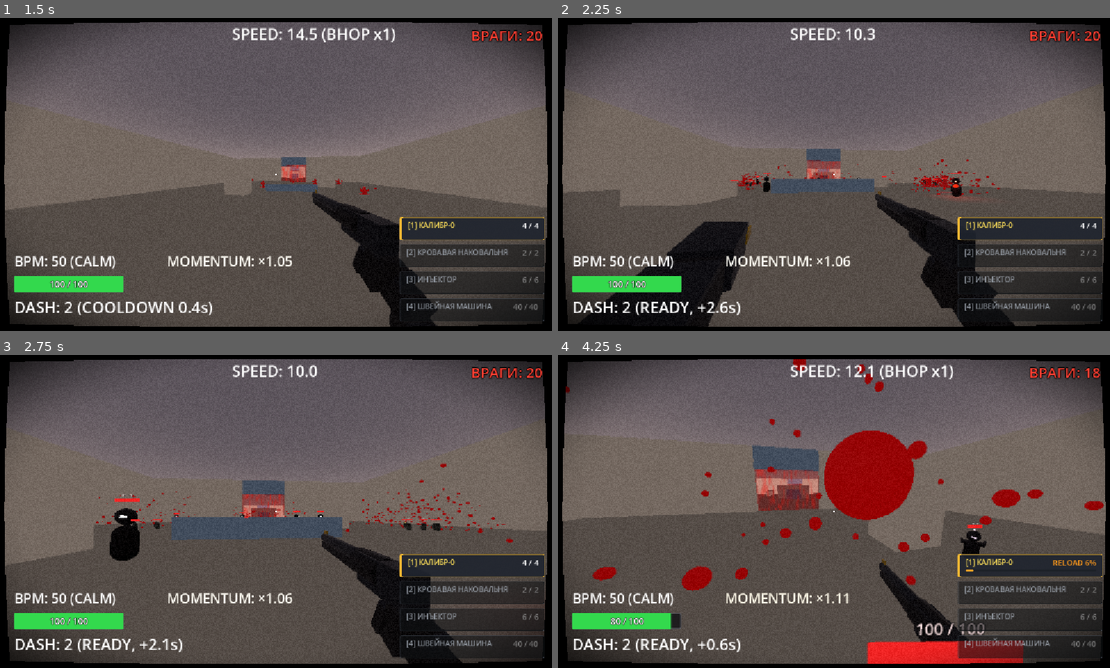
Above: before the commit, frames 1-4 (two rows, left to right).
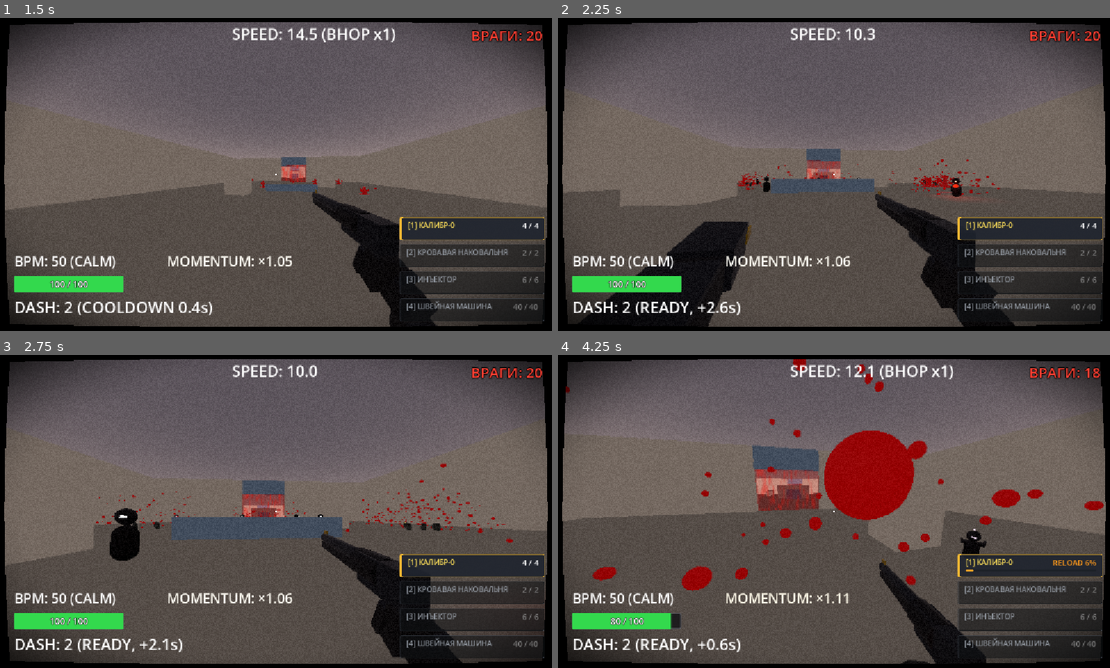
Above: after the commit, the same moments.

Repository: ggou3/voidkill
Game: Godot game, scene res://levels/demo_level.tscn
The game is run twice, just before and just after one commit, with the same random seed, the same clock (stepped at 60 frames per second) and the same inputs. This scene is started directly instead of the project's main scene.
Inputs (mouse positions are in pixels of both pictures, inside the frame that each line leads up to):
- Up to frame 1 (1.5 s): tap Enter at 0.5 s; move the mouse to (309, 174) at 0.52 s; hold Right mouse button (alt_fire) 0.53-1.28 s; hold W (move_forward) from 0.53 s (still down); tap Space (jump) at 0.77 s; move the mouse to (248, 174) at 1.27 s; tap Shift (dash) at 1.35 s
- Up to frame 2 (2.25 s): keep holding W (move_forward); tap Space (jump) at 1.52 s; move the mouse to (850, 168) at 2.02 s; hold F (melee) from 2.03 s (still down)
- Up to frame 3 (2.75 s): keep holding W (move_forward); keep holding F (melee)
- Up to frame 4 (4.25 s): keep holding W (move_forward); move the mouse to (828, 517) at 2.77 s; release F (melee) at 2.78 s; click (828, 517) at 2.85 s; tap Space (jump) at 3.02, 3.77 s; move the mouse to (878, 514) at 3.52 s; hold C (slam) from 3.53 s (still down); tap R (reload) at 4.15 s

Frame 1 is identical in both runs. In frame 2, less than 0.1% of the frame differs, in the area x 31-74%, y 48-52%; in frame 3, 0.1%; in frame 4, 2.3%, in the area x 55-85%, y 53-99%.

Commit message:
feat: enemy HP bars as a debug toggle drawn with a billboard shader
HP bars are a debug feature now: off by default, toggled with H
(debug_toggle_hp_bars) for the whole session via
GameManager.show_enemy_health_bars. While off, enemies never create
EnemyHealthBar (the node is also removed from enemy.tscn); toggling creates or
frees the bar on every live enemy, new enemies follow the current state.
Damage numbers are unaffected.

The bar itself is a billboard quad with shaders/enemy_health_bar.gdshader
(same size, colors and 2 px border as the old 130x20 ProgressBar, no rounded
corners), one shared mesh and material, fill and color as instance uniforms;
no SubViewport per enemy. Label3D with the numbers stays. Swarm and stalker
specifics moved into _setup_health_bar overrides; the hp_* proxies on
EnemyBase are removed because they created the bar on access.

Diff:
--- a/enemy.tscn
+++ b/enemy.tscn
@@ -3,7 +3,6 @@
 [ext_resource type="Script" uid="uid://n81thag53g2p" path="res://scripts/enemies/enemy.gd" id="1_7k104"]
 [ext_resource type="Script" uid="uid://cgc03silunrrk" path="res://scripts/components/health_component.gd" id="2_health"]
 [ext_resource type="Script" uid="uid://crtyldtnikxf4" path="res://scripts/components/status_effect_component.gd" id="3_status"]
-[ext_resource type="Script" uid="uid://dnied5svgoyn0" path="res://scripts/components/enemy_health_bar.gd" id="4_health_bar"]
 
 [sub_resource type="CapsuleShape3D" id="CapsuleShape3D_3xd07"]
 radius = 0.36
@@ -42,9 +41,6 @@
 
 [node name="StatusEffectComponent" type="Node" parent="." unique_id=987654322]
 script = ExtResource("3_status")
-
-[node name="EnemyHealthBar" type="Node3D" parent="." unique_id=987654323]
-script = ExtResource("4_health_bar")
 
 [node name="CollisionShape3D" type="CollisionShape3D" parent="." unique_id=804700386]
 transform = Transform3D(1, 0, 0, 0, 1, 0, 0, 0, 1, 0, -0.375, 0)
--- a/project.godot
+++ b/project.godot
@@ -94,6 +94,11 @@
 "events": [Object(InputEventKey,"resource_local_to_scene":false,"resource_name":"","device":-1,"window_id":0,"alt_press …(192 unchanged characters)…
 ]
 }
+debug_toggle_hp_bars={
+"deadzone": 0.2,
+"events": [Object(InputEventKey,"resource_local_to_scene":false,"resource_name":"","device":-1,"window_id":0,"alt_pressed":false,"shift_pressed":false,"ctrl_pressed":false,"meta_pressed":false,"pressed":false,"keycode":0,"physical_keycode":72,"key_label":0,"unicode":104,"location":0,"echo":false,"script":null)
+]
+}
 
 [layer_names]
 
--- a/scripts/components/enemy_health_bar.gd
+++ b/scripts/components/enemy_health_bar.gd
@@ -1,5 +1,16 @@
 class_name EnemyHealthBar
 extends Node3D
+
+## Отладочная полоска HP над врагом: квад-биллборд с шейдером (заливка по доле HP) и Label3D с цифрами.
+## Создаётся врагом, только когда полоски включены (GameManager.show_enemy_health_bars, клавиша H).
+## Один материал на всех врагов, доля HP и цвет — instance uniform, поэтому без SubViewport на врага.
+
+const BAR_SHADER = preload("res://shaders/enemy_health_bar.gdshader")
+# Размер прежнего ProgressBar 130×20 px при pixel_size 0.007
+const BAR_SIZE = Vector2(0.91, 0.14)
+
+static var _shared_material: ShaderMaterial = null
+static var _shared_mesh: QuadMesh = null
 
 @export var bar_offset_y: float = 1.15
 @export var label_offset_y: float = 1.32
@@ -9,17 +20,11 @@
 var max_health: int = 100
 var current_health: int = 100
 
-var hp_viewport: SubViewport
-var hp_bar: ProgressBar
-var hp_sprite: Sprite3D
+var hp_quad: MeshInstance3D
 var hp_label: Label3D
 var health_component: HealthComponent = null
 
 var is_initialized: bool = false
-
-func _ready() -> void:
-	if not is_initialized:
-		_build_ui()
 
 func setup(
 	p_current_hp: int,
@@ -47,78 +52,51 @@
 
 	update_health(current_health, max_health)
 
+static func _get_shared_material() -> ShaderMaterial:
+	if not _shared_material:
+		_shared_material = ShaderMaterial.new()
+		_shared_material.shader = BAR_SHADER
+	return _shared_material
+
+static func _get_shared_mesh() -> QuadMesh:
+	if not _shared_mesh:
+		_shared_mesh = QuadMesh.new()
+		_shared_mesh.size = BAR_SIZE
+	return _shared_mesh
+
 func _build_ui() -> void:
 	if is_initialized:
 		return
 	is_initialized = true
 
-	# 1. SubViewport для отрисовки текстуры ProgressBar
-	hp_viewport = SubViewport.new()
-	hp_viewport.name = "SubViewport"
-	hp_viewport.size = Vector2i(130, 20)
-	hp_viewport.transparent_bg = true
-	hp_viewport.render_target_update_mode = SubViewport.UPDATE_ALWAYS
+	# 1. Квад-биллборд полоски здоровья над головой врага
+	hp_quad = MeshInstance3D.new()
+	hp_quad.name = "HpQuad"
+	hp_quad.mesh = _get_shared_mesh()
+	hp_quad.material_override = _get_shared_material()
+	hp_quad.cast_shadow = GeometryInstance3D.SHADOW_CASTING_SETTING_OFF
+	add_child(hp_quad)
 
-	hp_bar = ProgressBar.new()
-	hp_bar.name = "ProgressBar"
-	hp_bar.size = Vector2(130, 20)
-	hp_bar.max_value = max_health
-	hp_bar.value = current_health
-	hp_bar.show_percentage = false
-
-	var bg_box = StyleBoxFlat.new()
-	bg_box.bg_color = Color(0.08, 0.08, 0.08, 0.85)
-	bg_box.border_color = Color(0.35, 0.35, 0.35, 0.9)
-	bg_box.set_border_width_all(2)
-	bg_box.set_corner_radius_all(3)
-
-	var fg_box = StyleBoxFlat.new()
-	fg_box.bg_color = fill_color
-	fg_box.set_corner_radius_all(2)
-
-	hp_bar.add_theme_stylebox_override("background", bg_box)
-	hp_bar.add_theme_stylebox_override("fill", fg_box)
-
-	hp_viewport.add_child(hp_bar)
-	add_child(hp_viewport)
-
-	# 2. Sprite3D билборд полоски здоровья над головой врага
-	hp_sprite = Sprite3D.new()
-	hp_sprite.name = "HpSprite"
-	hp_sprite.billboard = BaseMaterial3D.BILLBOARD_ENABLED
-	hp_sprite.no_depth_test = true
-	hp_sprite.position = Vector3(0, bar_offset_y, 0)
-	hp_sprite.texture = hp_viewport.get_texture()
-	hp_sprite.pixel_size = 0.007
-	add_child(hp_sprite)
-
-	# 3. Текстовое числовое значение HP над полоской
+	# 2. Текстовое числовое значение HP над полоской
 	hp_label = Label3D.new()
 	hp_label.name = "HpLabel"
 	hp_label.billboard = BaseMaterial3D.BILLBOARD_ENABLED
 	hp_label.no_depth_test = true
-	hp_label.position = Vector3(0, label_offset_y, 0)
 	hp_label.font_size = 18
 	hp_label.outline_size = 4
 	hp_label.outline_modulate = Color.BLACK
-	hp_label.modulate = label_color
-	hp_label.text = "%d / %d" % [current_health, max_health]
 	add_child(hp_label)
 
+	_apply_configuration()
+
 func _apply_configuration() -> void:
-	if hp_bar:
-		hp_bar.max_value = max_health
-		hp_bar.value = current_health
-		var fg_box = StyleBoxFlat.new()
-		fg_box.bg_color = fill_color
-		fg_box.set_corner_radius_all(2)
-		hp_bar.add_theme_stylebox_override("fill", fg_box)
-	if hp_sprite:
-		hp_sprite.position = Vector3(0, bar_offset_y, 0)
+	if hp_quad:
+		hp_quad.position = Vector3(0, bar_offset_y, 0)
+		hp_quad.set_instance_shader_parameter("fill_color", fill_color)
 	if hp_label:
 		hp_label.position = Vector3(0, label_offset_y, 0)
 		hp_label.modulate = label_color
-		hp_label.text = "%d / %d" % [current_health, max_health]
+	_refresh()
 
 func set_health_component(p_comp: HealthComponent) -> void:
 	if is_instance_valid(health_component) and health_component.health_changed.is_connected(_on_health_changed):
@@ -133,30 +111,33 @@
 func update_health(current_hp: int, max_hp: int = -1) -> void:
 	if max_hp > 0:
 		max_health = max_hp
-		if hp_bar:
-			hp_bar.max_value = max_hp
-	elif hp_bar:
-		max_health = int(hp_bar.max_value)
+	current_health = current_hp
+	_refresh()
 
-	current_health = current_hp
-	if hp_bar:
-		hp_bar.value = max(0, current_hp)
+func _refresh() -> void:
+	if hp_quad:
+		var ratio = clampf(float(current_health) / float(max_health), 0.0, 1.0) if max_health > 0 else 0.0
+		hp_quad.set_instance_shader_parameter("fill_ratio", ratio)
 	if hp_label:
-		hp_label.text = "%d / %d" % [max(0, current_hp), max_health]
+		hp_label.text = "%d / %d" % [max(0, current_health), max_health]
 
 func set_bar_visible(p_visible: bool) -> void:
-	if hp_sprite:
-		hp_sprite.visible = p_visible
+	if hp_quad:
+		hp_quad.visible = p_visible
 	if hp_label:
 		hp_label.visible = p_visible
 
 func set_bar_offset_y(p_offset: float, p_label_offset: float = -1.0) -> void:
 	bar_offset_y = p_offset
 	label_offset_y = p_label_offset if p_label_offset >= 0.0 else (p_offset + 0.17)
-	if hp_sprite:
-		hp_sprite.position = Vector3(0, bar_offset_y, 0)
+	if hp_quad:
+		hp_quad.position = Vector3(0, bar_offset_y, 0)
 	if hp_label:
 		hp_label.position = Vector3(0, label_offset_y, 0)
 
+func set_label_font_size(p_size: int) -> void:
+	if hp_label:
+		hp_label.font_size = p_size
+
 func _on_health_changed(p_current: int, p_max: int) -> void:
 	update_health(p_current, p_max)
--- a/scripts/enemies/enemy_base.gd
+++ b/scripts/enemies/enemy_base.gd
@@ -50,7 +50,8 @@
 
 @onready var health_component: HealthComponent = _get_or_create_health_component()
 @onready var status_effect_component: StatusEffectComponent = _get_or_create_status_effect_component()
-@onready var health_bar: EnemyHealthBar = _get_or_create_health_bar()
+# Отладочная полоска HP — существует, только пока полоски включены (GameManager.show_enemy_health_bars)
+var health_bar: EnemyHealthBar = null
 
 @onready var collision_shape: CollisionShape3D = get_node_or_null("CollisionShape3D")
 @onready var detection_area: Area3D = get_node_or_null("DetectionArea")
@@ -88,18 +89,13 @@
 		add_child(comp)
 	return comp
 
+## Создаёт полоску HP, если её нет. Зовётся только из _setup_health_bar — при включённых полосках.
 func _ensure_health_bar() -> EnemyHealthBar:
 	if not is_instance_valid(health_bar):
-		health_bar = _get_or_create_health_bar()
+		health_bar = EnemyHealthBar.new()
+		health_bar.name = "EnemyHealthBar"
+		add_child(health_bar)
 	return health_bar
-
-func _get_or_create_health_bar() -> EnemyHealthBar:
-	var bar = get_node_or_null("EnemyHealthBar") as EnemyHealthBar
-	if not bar:
-		bar = EnemyHealthBar.new()
-		bar.name = "EnemyHealthBar"
-		add_child(bar)
-	return bar
 
 var slow_factor: float:
 	get:
@@ -150,30 +146,6 @@
 		return _ensure_status_effect_component().inflation_pulse_tween
 	set(val):
 		_ensure_status_effect_component().inflation_pulse_tween = val
-
-var hp_viewport: SubViewport:
-	get:
-		return _ensure_health_bar().hp_viewport
-	set(val):
-		_ensure_health_bar().hp_viewport = val
-
-var hp_bar: ProgressBar:
-	get:
-		return _ensure_health_bar().hp_bar
-	set(val):
-		_ensure_health_bar().hp_bar = val
-
-var hp_sprite: Sprite3D:
-	get:
-		return _ensure_health_bar().hp_sprite
-	set(val):
-		_ensure_health_bar().hp_sprite = val
-
-var hp_label: Label3D:
-	get:
-		return _ensure_health_bar().hp_label
-	set(val):
-		_ensure_health_bar().hp_label = val
 
 func _ready() -> void:
 	_ensure_health_component()
@@ -210,8 +182,20 @@
 	if detection_area:
 		detection_area.body_entered.connect(_on_detection_area_body_entered)
 
-	_setup_health_bar()
-
+	GameManager.enemy_health_bars_toggled.connect(_on_enemy_health_bars_toggled)
+	if GameManager.show_enemy_health_bars:
+		_setup_health_bar()
+
+func _on_enemy_health_bars_toggled(bars_visible: bool) -> void:
+	if current_state == State.DEAD:
+		return
+	if bars_visible:
+		_setup_health_bar()
+	elif is_instance_valid(health_bar):
+		health_bar.queue_free()
+		health_bar = null
+
+## Создаёт и настраивает полоску HP. Наследники с особой полоской (летун, рой, соглядатай) переопределяют.
 func _setup_health_bar() -> void:
 	_ensure_health_bar().setup(
 		health,
@@ -507,10 +491,8 @@
 			# Бонус ударной волны (+8.0 вместо +5.5) — только у мили-ударной волны (конусная волна мили)
 			player.bpm_system.record_kill_bpm(weapon_used, killed_by_shockwave and weapon_used == "melee")
 
-	if hp_sprite:
-		hp_sprite.visible = false
-	if hp_label:
-		hp_label.visible = false
+	if is_instance_valid(health_bar):
+		health_bar.set_bar_visible(false)
 
 	if collision_shape:
 		collision_shape.set_deferred("disabled", true)
--- a/scripts/enemies/enemy_stalker.gd
+++ b/scripts/enemies/enemy_stalker.gd
@@ -71,10 +71,6 @@
 	set_visibility(0.0)
 	if eyes:
 		eyes.visible = false
-	if hp_sprite:
-		hp_sprite.visible = false
-	if hp_label:
-		hp_label.visible = false
 
 func _can_lunge_to_player() -> bool:
 	return false
@@ -89,10 +85,13 @@
 	if eyes_material and eyes:
 		eyes_material.emission_energy_multiplier = lerp(0.0, 4.5, current_visibility)
 		eyes.visible = current_visibility > 0.2
-	if hp_sprite and hp_label:
-		var show_bars = current_visibility > 0.65
-		hp_sprite.visible = show_bars
-		hp_label.visible = show_bars
+	if is_instance_valid(health_bar):
+		health_bar.set_bar_visible(current_visibility > 0.65)
+
+func _setup_health_bar() -> void:
+	super._setup_health_bar()
+	# В стелсе полоска скрыта: видна вместе с телом, когда маскировка спадает
+	health_bar.set_bar_visible(current_visibility > 0.65)
 
 func _physics_process(delta: float) -> void:
 	if current_state == State.DEAD:
--- a/scripts/enemies/enemy_swarm.gd
+++ b/scripts/enemies/enemy_swarm.gd
@@ -33,22 +33,17 @@
 	reaction_delay = 0.25
 	lunge_cooldown_timer = 999999.0
 
-	# Корректировка высоты HP-бара под уменьшенный силуэт роя (0.6x)
-	if hp_sprite:
-		hp_sprite.position = Vector3(0, 0.65, 0)
-	if hp_label:
-		hp_label.position = Vector3(0, 0.80, 0)
-		hp_label.font_size = 14
-		hp_label.text = "%d / %d" % [health, max_health]
-	if hp_bar:
-		hp_bar.max_value = max_health
-		hp_bar.value = health
-
 	# Назначение общего материала глаз всем дополнительным точкам-глазам в кластере
 	if eyes_material and eyes:
 		for child in eyes.get_children():
 			if child is MeshInstance3D:
 				child.set_surface_override_material(0, eyes_material)
+
+func _setup_health_bar() -> void:
+	super._setup_health_bar()
+	# Корректировка высоты HP-бара под уменьшенный силуэт роя (0.6x)
+	health_bar.set_bar_offset_y(0.65, 0.80)
+	health_bar.set_label_font_size(14)
 
 func _can_lunge_to_player() -> bool:
 	# Рой не совершает прыжков-выпадов LUNGE — опасность в постоянном прессинге и окружении
--- a/scripts/game_manager.gd
+++ b/scripts/game_manager.gd
@@ -10,6 +10,8 @@
 signal game_over_triggered
 signal player_respawned
 signal level_completed(stats: Dictionary)
+## Отладочные полоски HP над врагами переключены (клавиша H, действие debug_toggle_hp_bars)
+signal enemy_health_bars_toggled(bars_visible: bool)
 
 enum State {
 	PLAYING,
@@ -29,6 +31,9 @@
 var deaths: int = 0
 var _last_health: int = -1
 
+## Отладка: полоски HP над врагами. По умолчанию выключены — компонент полоски у врагов тогда не
+## создаётся вообще. Состояние живёт в автозагрузке, поэтому держится всю сессию (и после перезапуска сцены).
+var show_enemy_health_bars: bool = false
 func _ready():
 	# GameManager должен обрабатывать сигналы и ввод даже при возможной паузе дерева сцен
 	process_mode = Node.PROCESS_MODE_ALWAYS
@@ -42,6 +47,12 @@
 			overdrive_time += delta
 
 func _input(event: InputEvent):
+	if event.is_action_pressed("debug_toggle_hp_bars") and not event.is_echo():
+		get_viewport().set_input_as_handled()
+		show_enemy_health_bars = not show_enemy_health_bars
+		GameTypes.debug_log(&"enemy", "[DEBUG] Enemy HP bars: %s (H)" % ("ON" if show_enemy_health_bars else "OFF"))
+		enemy_health_bars_toggled.emit(show_enemy_health_bars)
+		return
 	if not (event is InputEventKey and event.pressed and not event.echo and event.keycode == KEY_R):
 		return
 	# R на экране смерти — возрождение на чекпоинте (или перезапуск сцены вне уровня);
--- /dev/null
+++ b/shaders/enemy_health_bar.gdshader
@@ -0,0 +1,32 @@
+shader_type spatial;
+render_mode unshaded, cull_disabled, depth_test_disabled, shadows_disabled, blend_mix;
+
+// Полоска HP врага: квад-биллборд, заполнение по доле HP. Повторяет прежний ProgressBar 130×20 px
+// (фон, рамка 2 px, заливка цветом врага). Один материал на всех врагов, значения — instance uniform.
+
+instance uniform float fill_ratio : hint_range(0.0, 1.0) = 1.0;
+instance uniform vec4 fill_color : source_color = vec4(0.95, 0.15, 0.15, 1.0);
+
+uniform vec4 background_color : source_color = vec4(0.08, 0.08, 0.08, 0.85);
+uniform vec4 border_color : source_color = vec4(0.35, 0.35, 0.35, 0.9);
+// Толщина рамки в долях квада: 2 px из 130×20
+uniform vec2 border = vec2(0.0154, 0.1);
+
+void vertex() {
+	// Биллборд без учёта масштаба (как Sprite3D с BILLBOARD_ENABLED)
+	MODELVIEW_MATRIX = VIEW_MATRIX * mat4(INV_VIEW_MATRIX[0], INV_VIEW_MATRIX[1], INV_VIEW_MATRIX[2], MODEL_MATRIX[3]);
+	MODELVIEW_NORMAL_MATRIX = mat3(MODELVIEW_MATRIX);
+}
+
+void fragment() {
+	vec4 col = background_color;
+	bool in_border = UV.x < border.x || UV.x > 1.0 - border.x || UV.y < border.y || UV.y > 1.0 - border.y;
+	if (in_border) {
+		col = border_color;
+	}
+	if (UV.x <= fill_ratio && fill_ratio > 0.0) {
+		col = fill_color;
+	}
+	ALBEDO = col.rgb;
+	ALPHA = col.a;
+}
Not shown, added: shaders/enemy_health_bar.gdshader.uid
